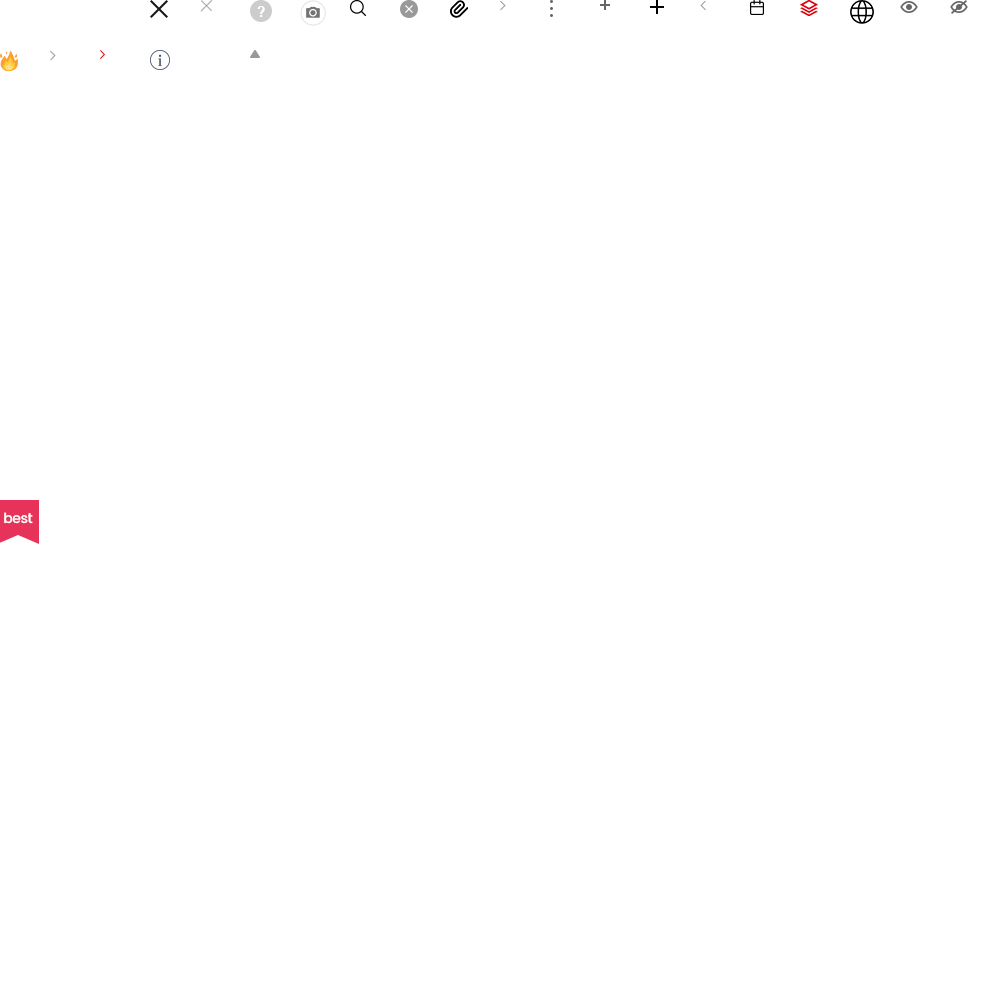
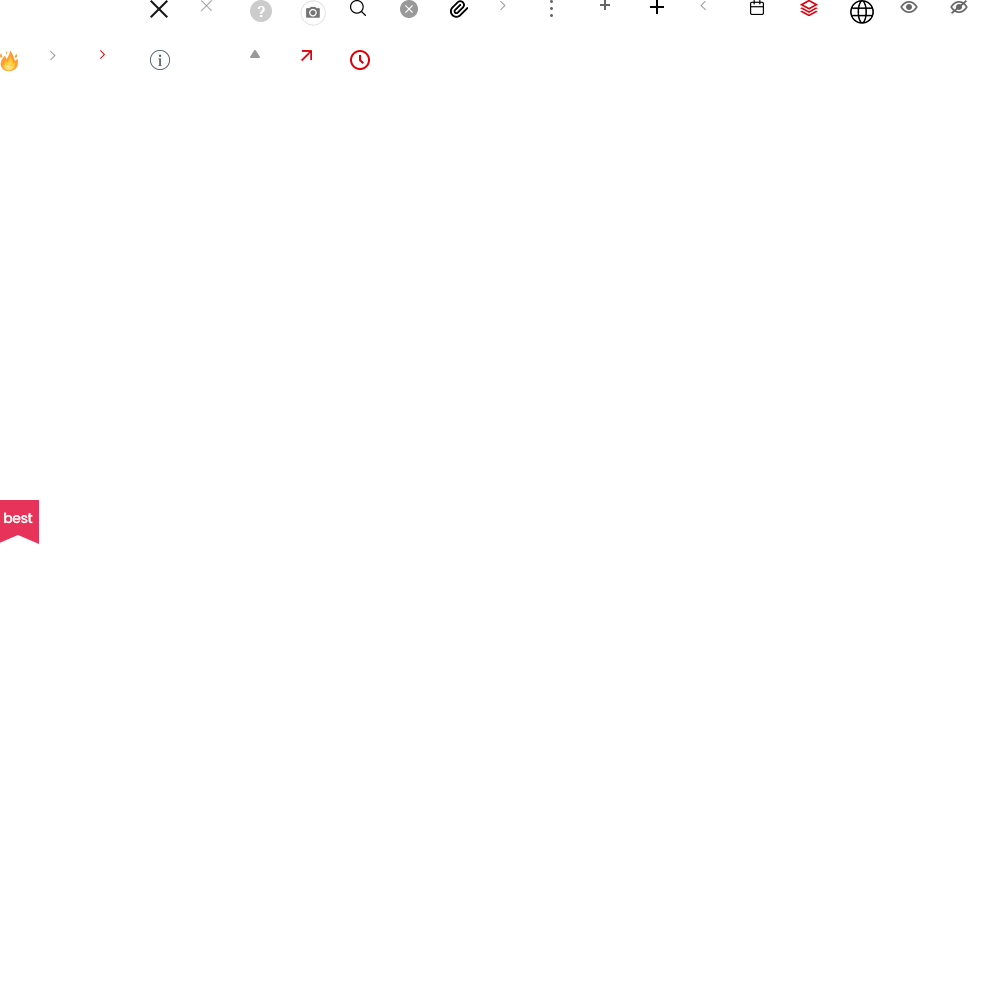
Before/after of a 1000 x 1000 layered artwork. What changed in the layer stack:
added layer "레이어 30" in group "그룹 2" over [350, 50, 370, 70]
added layer "레이어 29" in group "그룹 2" over [300, 50, 312, 62]
